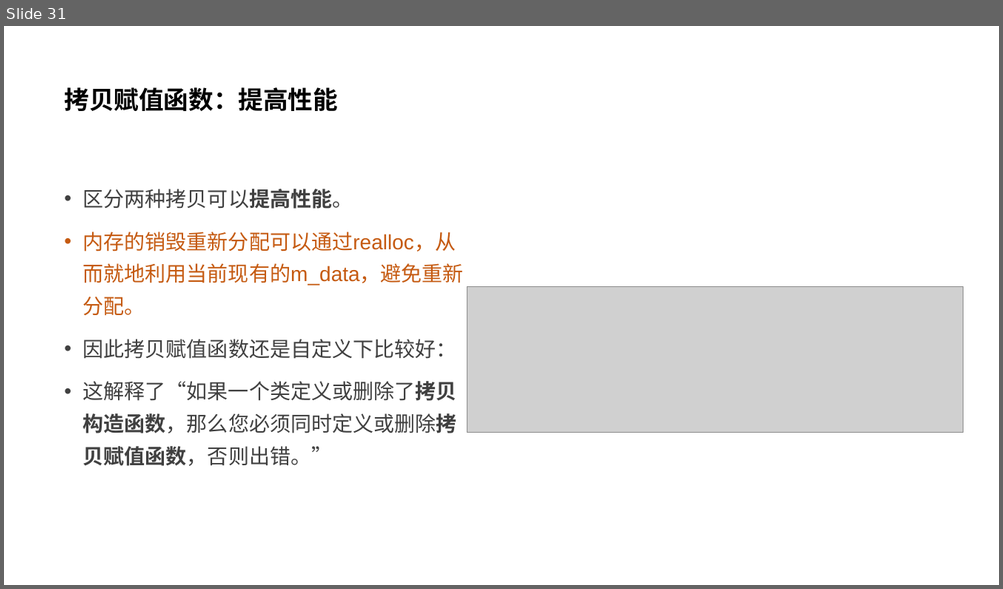
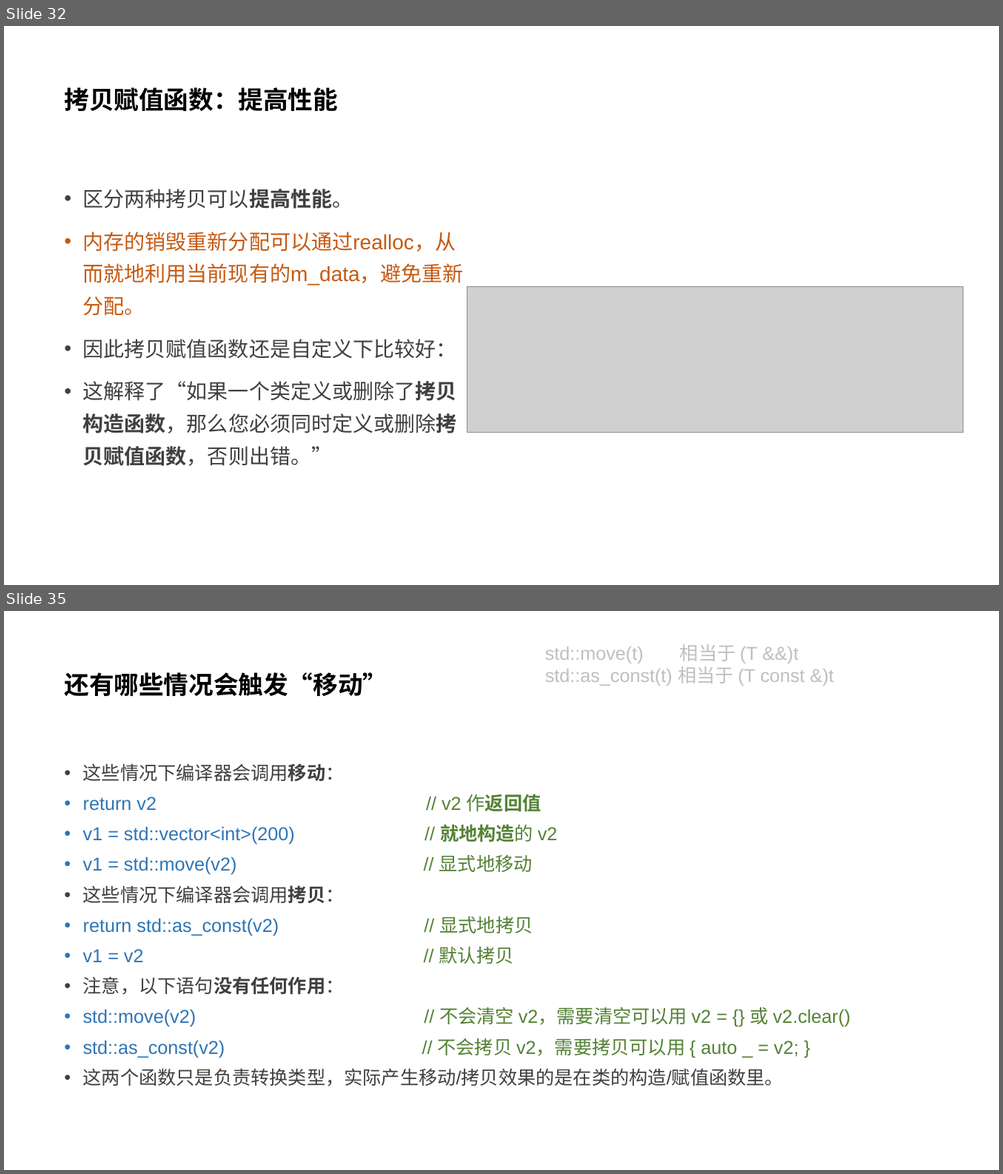
Before and after one commit to parallel101/course, a slide deck: 02/slides.pptx. Shown one above the other, each under a label of ours: slide 31 before the commit, slides 32 and 35 after it; the slides between them are not shown. The pictures are 1003x589 and 1003x1174 pixels, drawn with LibreOffice and Linux fonts; fonts in the diff are those of the drawing; grey boxes stand for pictures. Boxes give left, top, right and bottom in pixels: in the first picture for what was removed or moved away, otherwise in the second. Text is boxed around its words. In the diff, an @@ line names an element or a change of style, - is before the commit and + after.

```diff
--- a/02/slides.pptx
+++ b/02/slides.pptx
@@ slide 35 added at box(4, 611, 999, 1170), background #FFFFFF @@
@@ text added at box(545, 644, 834, 686), 18 pt, text #BFBFBF @@
+std::move(t) 相当于 (T &&)t
+std::as_const(t) 相当于 (T const &)t
@@ title added at box(64, 672, 387, 696), 24 pt, text #000000, bold @@
+还有哪些情况会触发“移动”
@@ text added at box(83, 763, 851, 1087), 18 pt, text #2E75B6 @@
+• 这些情况下编译器会调用移动：
+• return v2 // v2 作返回值
+• v1 = std::vector<int>(200) // 就地构造的 v2
+• v1 = std::move(v2) // 显式地移动
+• 这些情况下编译器会调用拷贝：
+• return std::as_const(v2) // 显式地拷贝
+• v1 = v2 // 默认拷贝
+• 注意，以下语句没有任何作用：
+• std::move(v2) // 不会清空 v2，需要清空可以用 v2 = {} 或 v2.clear()
+• std::as_const(v2) // 不会拷贝 v2，需要拷贝可以用 { auto _ = v2; }
+• 这两个函数只是负责转换类型，实际产生移动/拷贝效果的是在类的构造/赋值函数里。
@@ what was slide 31 is now slide 32 @@
```
Also in this commit, not shown: 1 slide changed, 5 other slides added, 1 slide removed, 5 other files.
